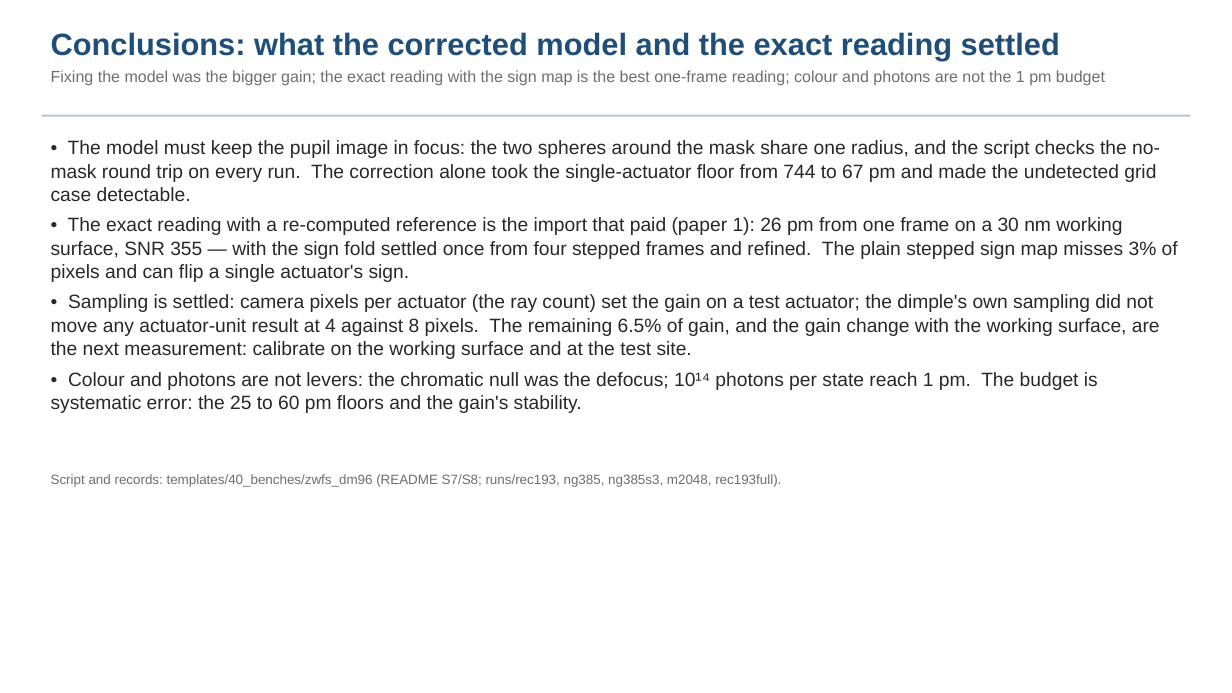
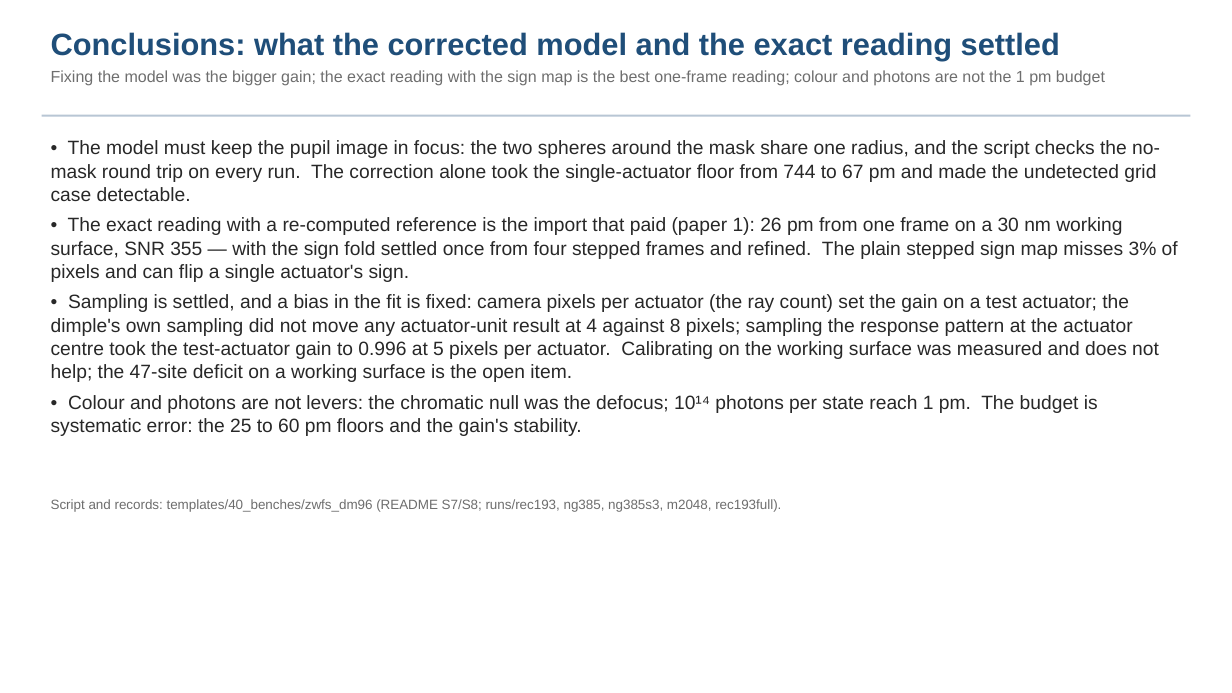
Before and after one commit to nasa-jpl/macos, a slide deck: slide 17 of demo_session/deck_zwfs.pptx. Drawn at 1232x693 pixels with LibreOffice and Linux fonts; fonts in the diff are those of the drawing. Boxes give left, top, right and bottom in pixels: in the first picture for what was removed or moved away, otherwise in the second. Text is boxed around its words. In the diff, an @@ line names an element or a change of style, - is before the commit and + after.

Commit message:
ZWFS S9 record + deck fold 3c (stencil-site fix; calibration-on-surface and fold-crossing results); slice (resources edd960b)

```diff
--- a/demo_session/deck_zwfs.pptx
+++ b/demo_session/deck_zwfs.pptx
@@ text at (51,294,1159,382): text changed @@
-• Sampling is settled: camera pixels per actuator (the ray count) set the gain on a test actuator; the dimple's own sampling did not move any actuator-unit result at 4 against 8 pixels. The remaining 6.5% of gain, and the gain change with the working surface, are the next measurement: calibrate on the working surface and at the test site.
+• Sampling is settled, and a bias in the fit is fixed: camera pixels per actuator (the ray count) set the gain on a test actuator; the dimple's own sampling did not move any actuator-unit result at 4 against 8 pixels; sampling the response pattern at the actuator centre took the test-actuator gain to 0.996 at 5 pixels per actuator. Calibrating on the working surface was measured and does not help; the 47-site deficit on a working surface is the open item.
@@ text "Script and records: templates/40_benches/zwfs_dm96 (README ...": place and size @@
-text "Script and records: templates/40_benches/zwfs_dm96 (README ..." at (51,474,781,487)
+text "Script and records: templates/40_benches/zwfs_dm96 (README ..." at (51,499,781,512)
```
Also in this commit, not shown: 6 other slides changed, 5 other files.
